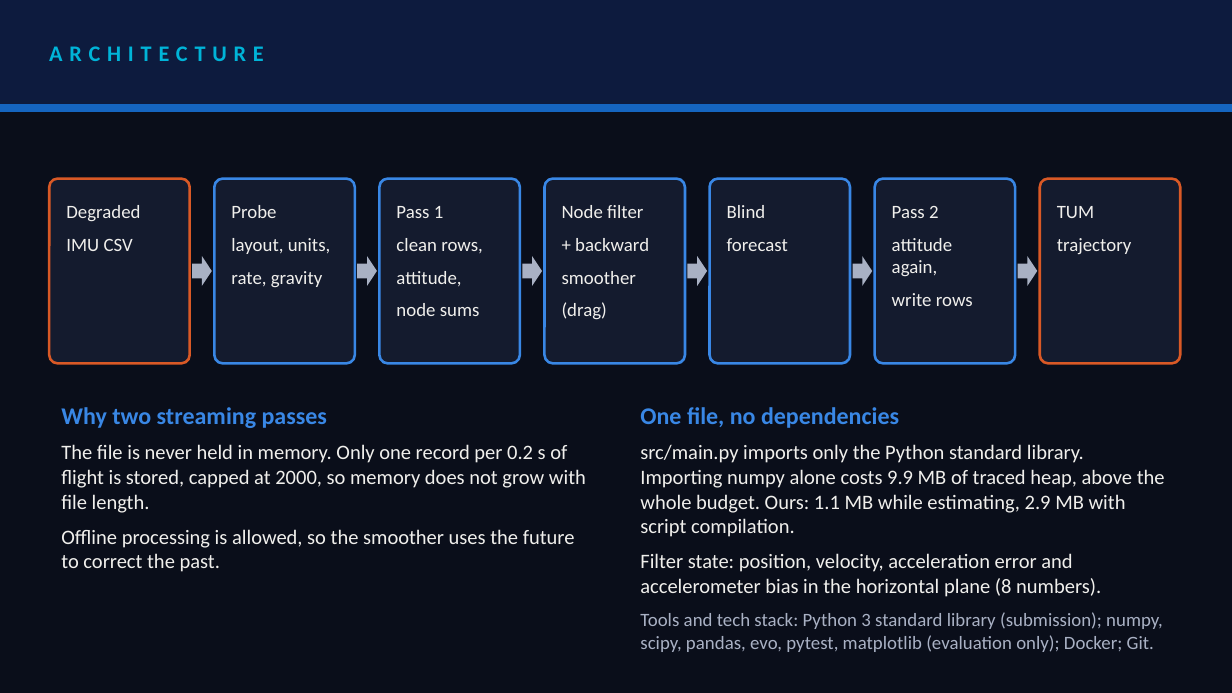
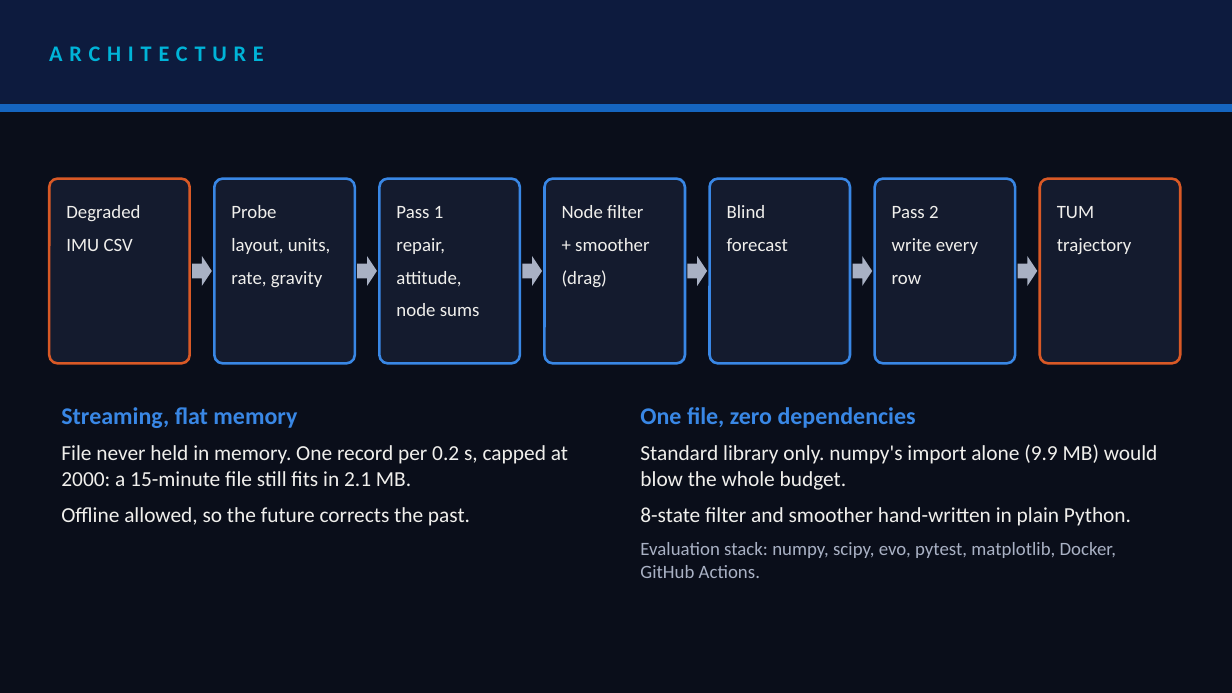
Before and after one commit to akshat333-debug/Ghost-Track, a slide deck: slide 4 of presentation/VITVellore_ZeroDrift.pptx. Drawn at 1232x693 pixels with LibreOffice and Linux fonts; fonts in the diff are those of the drawing. Boxes give left, top, right and bottom in pixels: in the first picture for what was removed or moved away, otherwise in the second. Text is boxed around its words. In the diff, an @@ line names an element or a change of style, - is before the commit and + after.

```diff
--- a/presentation/VITVellore_ZeroDrift.pptx
+++ b/presentation/VITVellore_ZeroDrift.pptx
@@ text at box(396, 238, 445, 254): text changed @@
-clean rows,
+repair,
@@ text at box(575, 238, 649, 251): text changed @@
-+ backward
-smoother
++ smoother
@@ text at box(892, 238, 978, 284): text changed @@
-attitude again,
-write rows
+write every
+row
@@ text at box(61, 407, 568, 526): text changed; size 12 to 12.5 pt @@
-Why two streaming passes
-The file is never held in memory. Only one record per 0.2 s of flight is stored, capped at 2000, so memory does not grow with file length.
-Offline processing is allowed, so the smoother uses the future to correct the past.
+Streaming, flat memory
+File never held in memory. One record per 0.2 s, capped at 2000: a 15-minute file still fits in 2.1 MB.
+Offline allowed, so the future corrects the past.
@@ text at box(640, 407, 1158, 578): text changed; size 12 to 12.5 pt @@
-One file, no dependencies
-src/main.py imports only the Python standard library. Importing numpy alone costs 9.9 MB of traced heap, above the whole budget. Ours: 1.1 MB while estimating, 2.9 MB with script compilation.
-Filter state: position, velocity, acceleration error and accelerometer bias in the horizontal plane (8 numbers).
-Tools and tech stack: Python 3 standard library (submission); numpy, scipy, pandas, evo, pytest, matplotlib (evaluation only); Docker; Git.
+One file, zero dependencies
+Standard library only. numpy's import alone (9.9 MB) would blow the whole budget.
+8-state filter and smoother hand-written in plain Python.
+Evaluation stack: numpy, scipy, evo, pytest, matplotlib, Docker, GitHub Actions.
```
Also in this commit, not shown: 6 other slides changed, 1 slide added, 1 slide removed, 13 other files.
